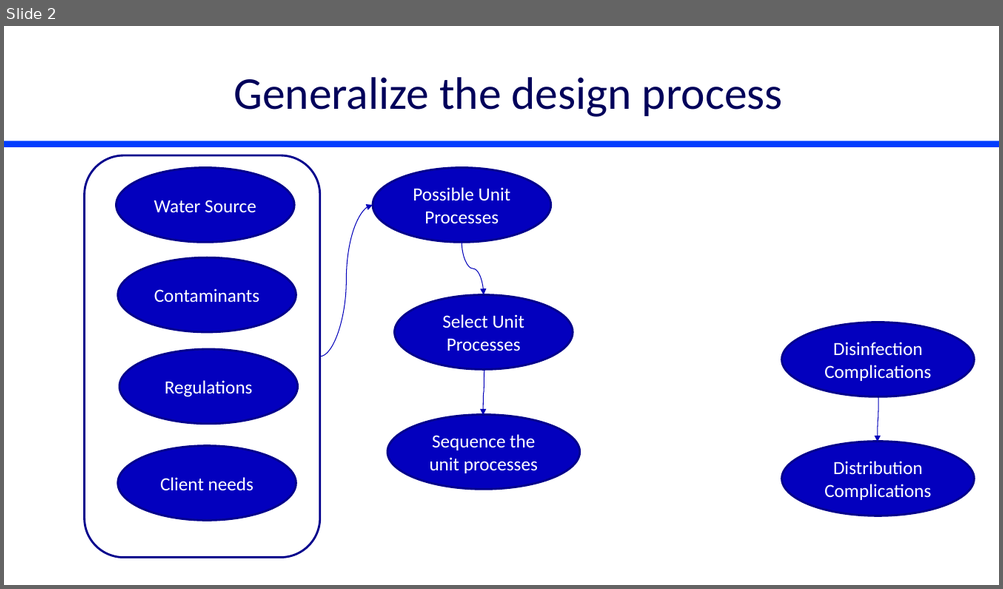
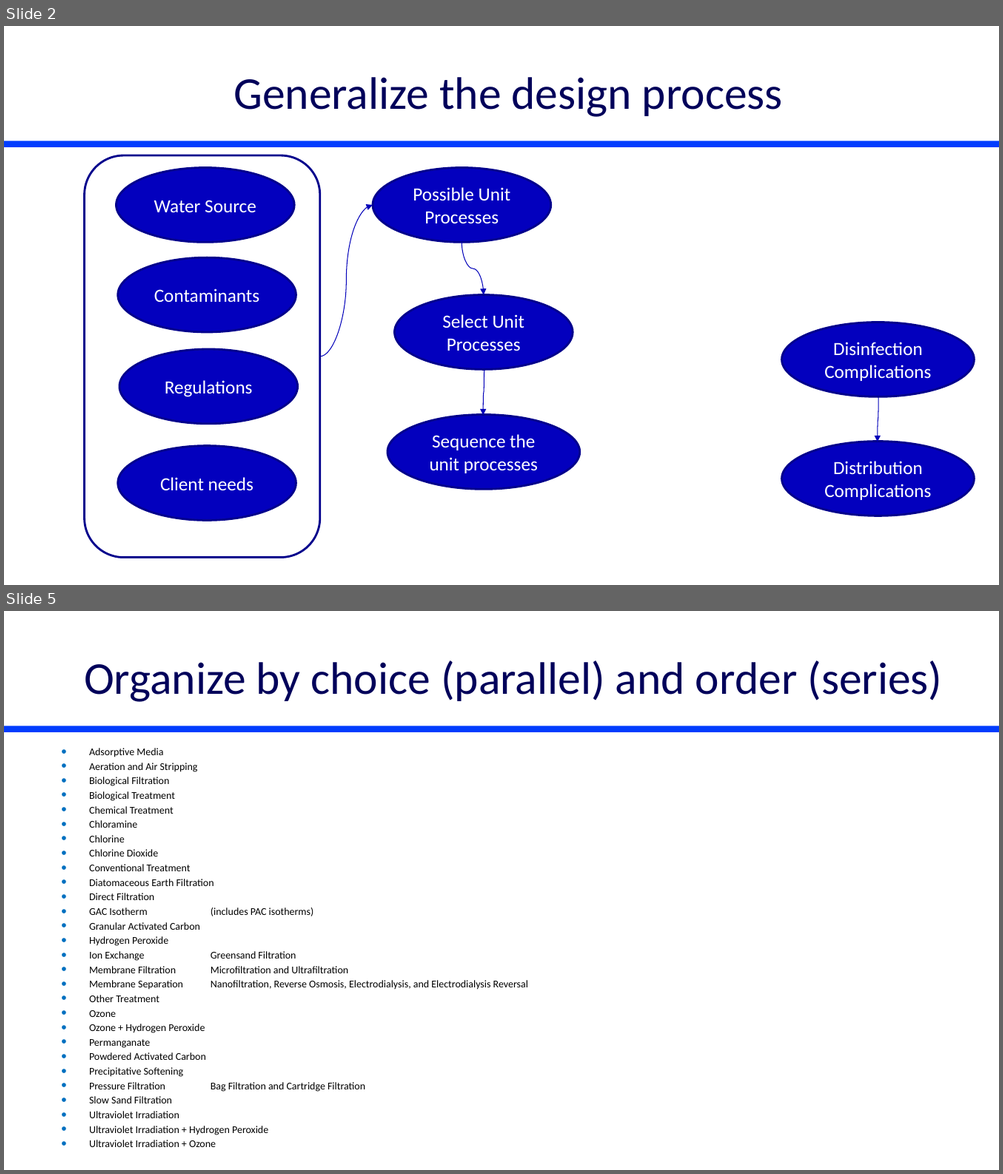
Before and after one commit to monroews/CEE4590, a slide deck: Lectures/Unit Process Selection.pptx. Shown one above the other, each under a label of ours: slide 2 before the commit, slides 2 and 5 after it; the slides between them are not shown. The pictures are 1003x589 and 1003x1174 pixels, drawn with LibreOffice and Linux fonts; fonts in the diff are those of the drawing. Boxes give left, top, right and bottom in pixels: in the first picture for what was removed or moved away, otherwise in the second. Text is boxed around its words. In the diff, an @@ line names an element or a change of style, - is before the commit and + after.

```diff
--- a/Lectures/Unit Process Selection.pptx
+++ b/Lectures/Unit Process Selection.pptx
@@ slide 5 added at (x1=4, y1=611, x2=999, y2=1170), background #FFFFFF; not listed: 1 template element that a slide beside it also shows @@
@@ title added at (x1=84, y1=661, x2=942, y2=702), 44 pt, text #00005A @@
+Organize by choice (parallel) and order (series)
@@ text added at (x1=89, y1=748, x2=528, y2=1119), 10 pt, text #000000 @@
+• Adsorptive Media
+• Aeration and Air Stripping
+• Biological Filtration
+• Biological Treatment
+• Chemical Treatment
+• Chloramine
+• Chlorine
+• Chlorine Dioxide
+• Conventional Treatment
+• Diatomaceous Earth Filtration
+• Direct Filtration
+• GAC Isotherm (includes PAC isotherms)
+• Granular Activated Carbon
+• Hydrogen Peroxide
+• Ion Exchange Greensand Filtration
+• Membrane Filtration Microfiltration and Ultrafiltration
+• Membrane Separation Nanofiltration, Reverse Osmosis, Electrodialysis, and Electrodialysis Reversal
+• Other Treatment
+• Ozone
+• Ozone + Hydrogen Peroxide
+• Permanganate
+• Powdered Activated Carbon
+• Precipitative Softening
+• Pressure Filtration Bag Filtration and Cartridge Filtration
+• Slow Sand Filtration
+• Ultraviolet Irradiation
+• Ultraviolet Irradiation + Hydrogen Peroxide
+• Ultraviolet Irradiation + Ozone
```
Also in this commit, not shown: 2 other slides added, 1 slide removed.
